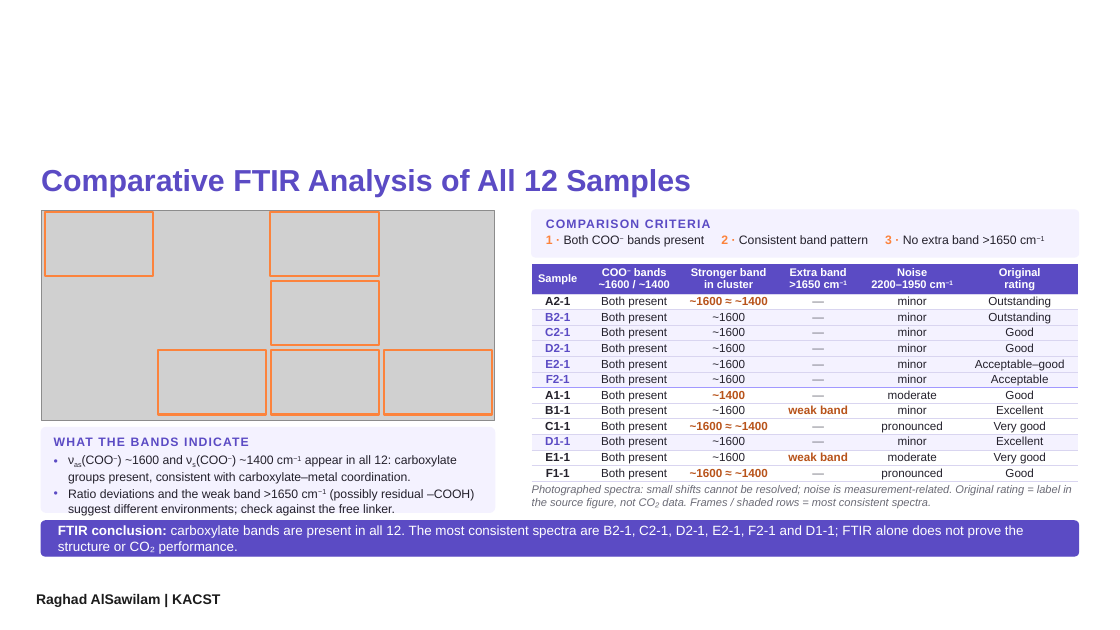
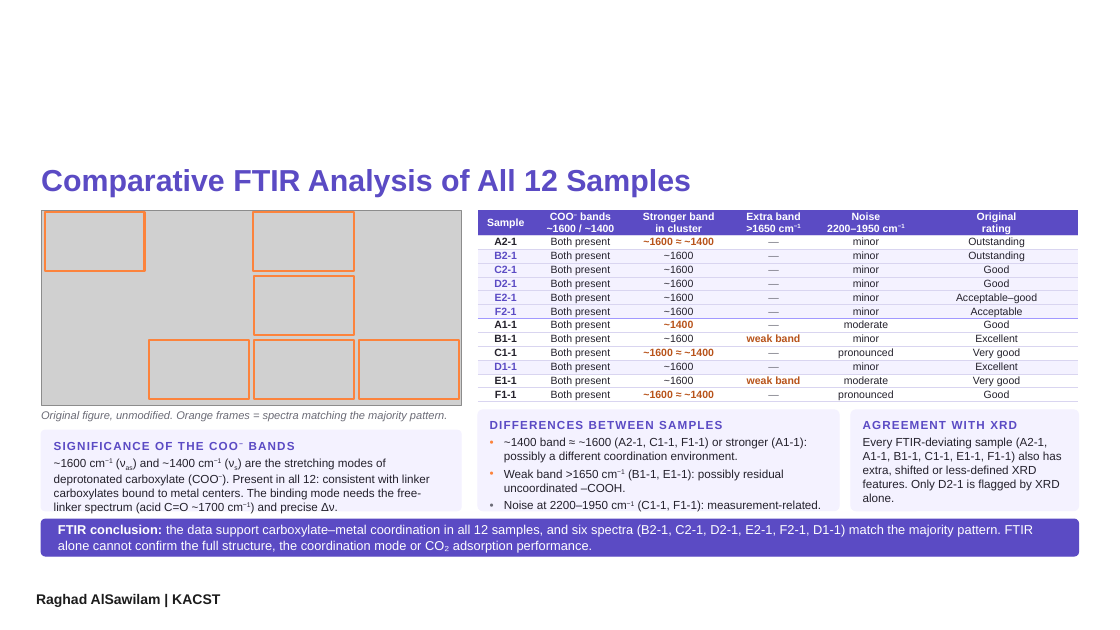
Before and after one commit to shathasultan/shatha, a slide deck: slide 5 of WPC2026_MOF_CO2_Capture_9slides.pptx. Drawn at 1120x630 pixels with LibreOffice and Linux fonts; fonts in the diff are those of the drawing; grey boxes stand for pictures; background and template pictures are left out. Boxes give left, top, right and bottom in pixels: in the first picture for what was removed or moved away, otherwise in the second. Text is boxed around its words. In the diff, an @@ line names an element or a change of style, - is before the commit and + after.

```diff
--- a/WPC2026_MOF_CO2_Capture_9slides.pptx
+++ b/WPC2026_MOF_CO2_Capture_9slides.pptx
@@ picture resized from (x1=41, y1=210, x2=495, y2=421) to (x1=41, y1=210, x2=461, y2=405) @@
@@ rectangle resized from (x1=45, y1=212, x2=152, y2=276) to (x1=45, y1=212, x2=145, y2=271) @@
@@ rectangle resized from (x1=271, y1=212, x2=379, y2=276) to (x1=254, y1=212, x2=355, y2=271) @@
@@ table at (x1=478, y1=210, x2=1079, y2=404) @@
@@ size 9.5 to 9 pt in "Sample", "COO− bands", "~1600 / ~1400", "Stronger band" and 7 more places @@
@@ size 10 to 9 pt in "A2-1", "Both present", "~1600 ≈ ~1400", "—" and 68 more places @@
@@ table resized from (x1=532, y1=264, x2=1079, y2=484) to (x1=478, y1=210, x2=1079, y2=404) @@
@@ rounded rectangle removed at (x1=532, y1=210, x2=1079, y2=257) @@
@@ text removed at (x1=546, y1=219, x2=711, y2=228) @@
-COMPARISON CRITERIA
@@ text removed at (x1=546, y1=235, x2=1045, y2=247) @@
-1 · Both COO− bands present 2 · Consistent band pattern 3 · No extra band >1650 cm−1
@@ rectangle resized from (x1=271, y1=281, x2=379, y2=344) to (x1=254, y1=276, x2=355, y2=335) @@
@@ rectangle resized from (x1=158, y1=350, x2=266, y2=415) to (x1=149, y1=339, x2=249, y2=399) @@
@@ rectangle resized from (x1=271, y1=350, x2=379, y2=415) to (x1=254, y1=339, x2=355, y2=399) @@
@@ rectangle resized from (x1=384, y1=350, x2=492, y2=415) to (x1=359, y1=339, x2=459, y2=399) @@
@@ text added at (x1=41, y1=411, x2=447, y2=421), 9.5 pt, text #6B6B76, italic @@
+Original figure, unmodified. Orange frames = spectra matching the majority pattern.
@@ rounded rectangle added at (x1=478, y1=410, x2=839, y2=511), fill #F4F2FF, outline #F4F2FF 1 pt @@
@@ rounded rectangle added at (x1=851, y1=410, x2=1079, y2=511), fill #F4F2FF, outline #F4F2FF 1 pt @@
@@ rounded rectangle resized from (x1=41, y1=428, x2=495, y2=513) to (x1=41, y1=430, x2=461, y2=511) @@
@@ rounded rectangle at (x1=41, y1=430, x2=461, y2=511): proportions changed @@
@@ text at (x1=54, y1=442, x2=295, y2=450): text changed; size 10.5 to 10 pt @@
-WHAT THE BANDS INDICATE
+SIGNIFICANCE OF THE COO− BANDS
@@ text added at (x1=490, y1=421, x2=722, y2=429), 10 pt, text #5B4BC4, bold @@
+DIFFERENCES BETWEEN SAMPLES
@@ text at (x1=504, y1=437, x2=821, y2=512): text changed; size 9.5 to 10 pt; text colour #6B6B76 to #24212C; italic off @@
-Photographed spectra: small shifts cannot be resolved; noise is measurement-related. Original rating = label in the source figure, not CO₂ data. Frames / shaded rows = most consistent spectra.
+• ~1400 band ≈ ~1600 (A2-1, C1-1, F1-1) or stronger (A1-1): possibly a different coordination environment.
+• Weak band >1650 cm−1 (B1-1, E1-1): possibly residual uncoordinated –COOH.
+• Noise at 2200–1950 cm−1 (C1-1, F1-1): measurement-related.
@@ text added at (x1=863, y1=421, x2=1017, y2=429), 10 pt, text #5B4BC4, bold @@
+AGREEMENT WITH XRD
@@ text added at (x1=863, y1=437, x2=1062, y2=502), 10 pt, text #24212C @@
+Every FTIR-deviating sample (A2-1, A1-1, B1-1, C1-1, E1-1, F1-1) also has extra, shifted or less-defined XRD features. Only D2-1 is flagged by XRD alone.
@@ text at (x1=54, y1=458, x2=430, y2=514): text changed; size 10.5 to 10 pt @@
-• νas(COO−) ~1600 and νs(COO−) ~1400 cm−1 appear in all 12: carboxylate groups present, consistent with carboxylate–metal coordination.
-• Ratio deviations and the weak band >1650 cm−1 (possibly residual –COOH) suggest different environments; check against the free linker.
+~1600 cm−1 (νas) and ~1400 cm−1 (νs) are the stretching modes of deprotonated carboxylate (COO−). Present in all 12: consistent with linker carboxylates bound to metal centers. The binding mode needs the free-linker spectrum (acid C=O ~1700 cm−1) and precise Δν.
@@ text at (x1=58, y1=524, x2=1034, y2=553): text changed; size 11.5 to 11 pt @@
-FTIR conclusion: carboxylate bands are present in all 12. The most consistent spectra are B2-1, C2-1, D2-1, E2-1, F2-1 and D1-1; FTIR alone does not prove the structure or CO₂ performance.
+FTIR conclusion: the data support carboxylate–metal coordination in all 12 samples, and six spectra (B2-1, C2-1, D2-1, E2-1, F2-1, D1-1) match the majority pattern. FTIR alone cannot confirm the full structure, the coordination mode or CO₂ adsorption performance.
```
Also in this commit, not shown: 2 other slides changed.
